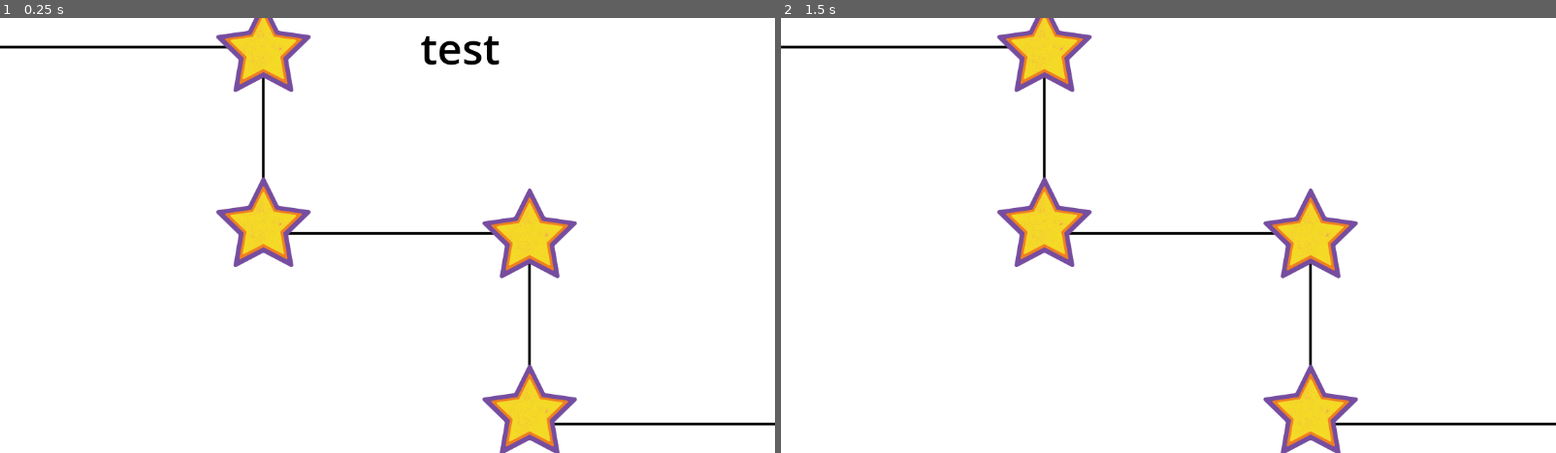
Above: before the commit, frames 1-2 (left to right).
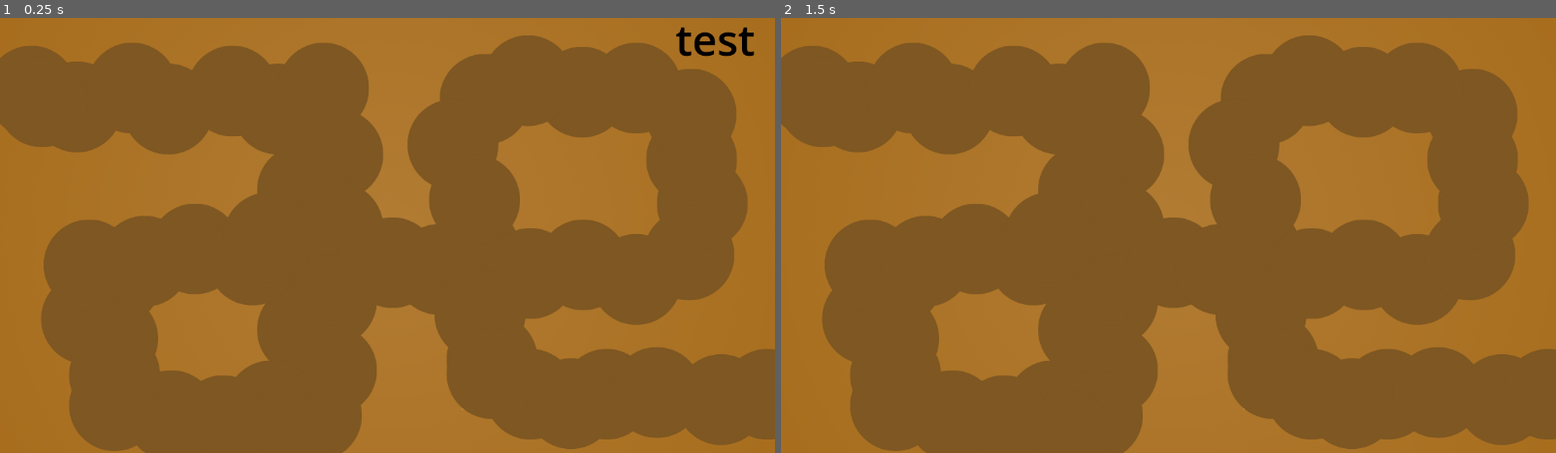
Above: after the commit, the same moments.

Repository: Nils1024/campfire-flagship
Game: Godot game, scene res://test.tscn
The game is run twice, just before and just after one commit, with the same random seed, the same clock (stepped at 60 frames per second) and the same inputs.
Inputs:
- Up to frame 1 (0.25 s): no input
- Up to frame 2 (1.5 s): tap Enter at 0.5, 0.6 s; tap Space at 1.25 s; tap Keypad Enter at 1.35 s

The runs differ from the first frame. In frame 1, 100% of the frame differs, in the area x 0-100%, y 0-100%; in frame 2, 100%.

Commit message:
Better ReadME Plan

Diff:
--- a/test.tscn
+++ b/test.tscn
@@ -1,7 +1,7 @@
 [gd_scene format=3 uid="uid://bdvuxog8j47gp"]
 
 [ext_resource type="Script" uid="uid://bxby0lylr2xnb" path="res://Scripts/barcode.gd" id="1_37kl0"]
-[ext_resource type="Texture2D" uid="uid://och4ee50rvt" path="res://Assets/demo-dont-use-in-final.png" id="2_8uh7m"]
+[ext_resource type="Texture2D" uid="uid://dygm1nirubimm" path="res://Assets/path-draft-one.png" id="2_8uh7m"]
 
 [node name="Test" type="Node2D" unique_id=1474481475]
 script = ExtResource("1_37kl0")
@@ -12,9 +12,10 @@
 texture = ExtResource("2_8uh7m")
 
 [node name="Label" type="Label" parent="." unique_id=577376686]
-offset_left = 625.0
-offset_right = 1157.0
-offset_bottom = 100.0
+offset_left = 1004.0
+offset_top = -13.0
+offset_right = 1536.0
+offset_bottom = 87.0
 theme_override_colors/font_color = Color(0, 0, 0, 1)
 theme_override_font_sizes/font_size = 64
 text = "test"
Not shown, changed: README.md
